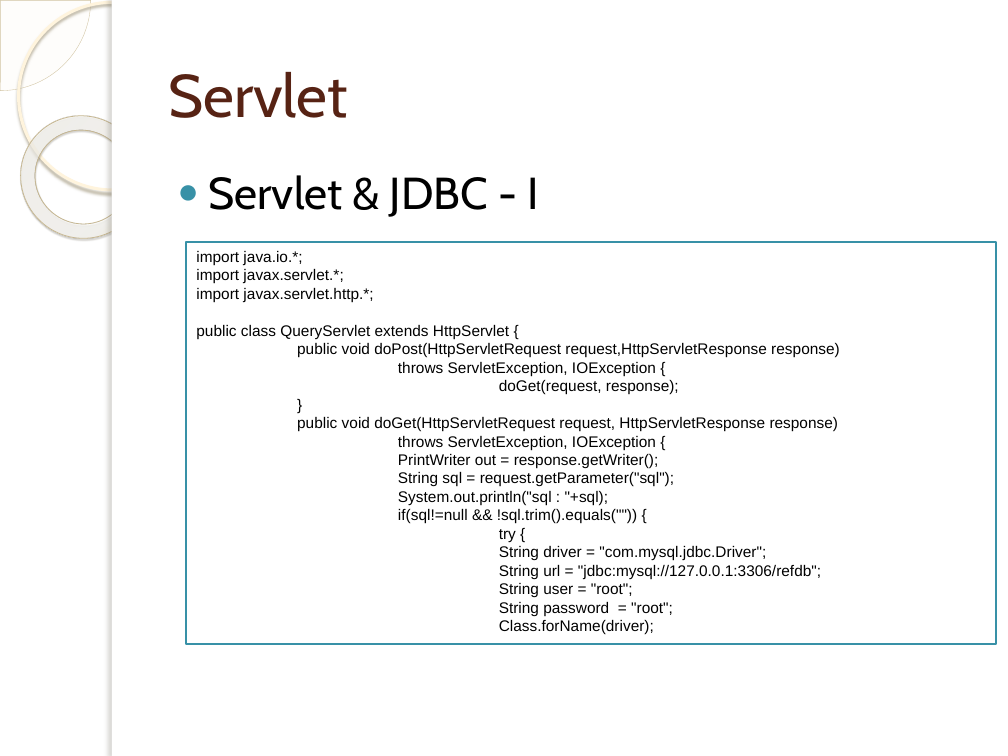
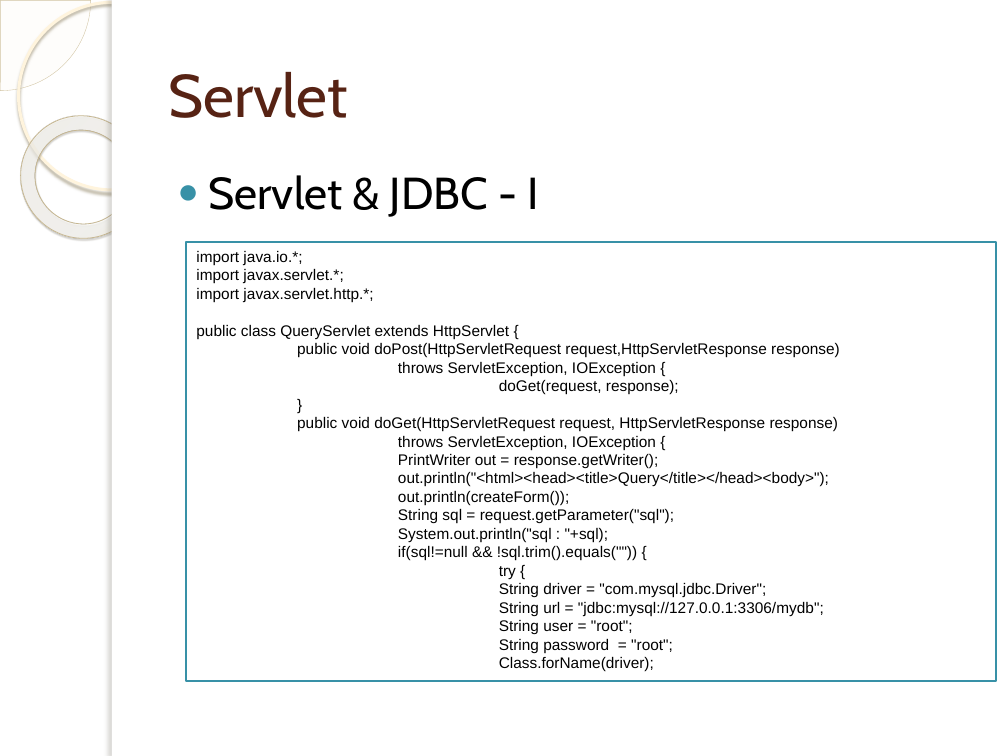
Before and after one commit to tassun/train-jsp, a slide deck: slide 45 of Introduction to JSP.pptx. Drawn at 1008x756 pixels with LibreOffice and Linux fonts; fonts in the diff are those of the drawing; background and template pictures are left out. Boxes give left, top, right and bottom in pixels: in the first picture for what was removed or moved away, otherwise in the second. Text is boxed around its words. In the diff, an @@ line names an element or a change of style, - is before the commit and + after.

```diff
--- a/Introduction to JSP.pptx
+++ b/Introduction to JSP.pptx
@@ rectangle "import java.io.*;": place and size @@
-rectangle "import java.io.*;" at [186, 242, 996, 644]
+rectangle "import java.io.*;" at [186, 242, 996, 681]
@@ text in rectangle at [398, 472, 829, 506]: paragraphs added @@
+out.println("<html><head><title>Query</title></head><body>");
+out.println(createForm());
@@ text in rectangle at [499, 602, 824, 617]: text changed @@
-String url = "jdbc:mysql://127.0.0.1:3306/refdb";
+String url = "jdbc:mysql://127.0.0.1:3306/mydb";
```
Also in this commit, not shown: 4 other slides changed, 1 slide added, 4 other files.
